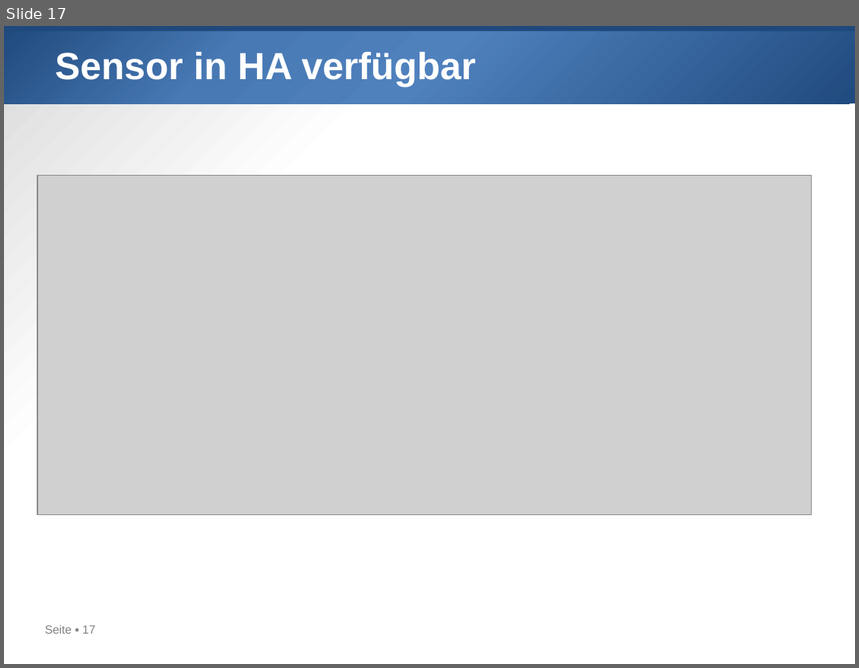
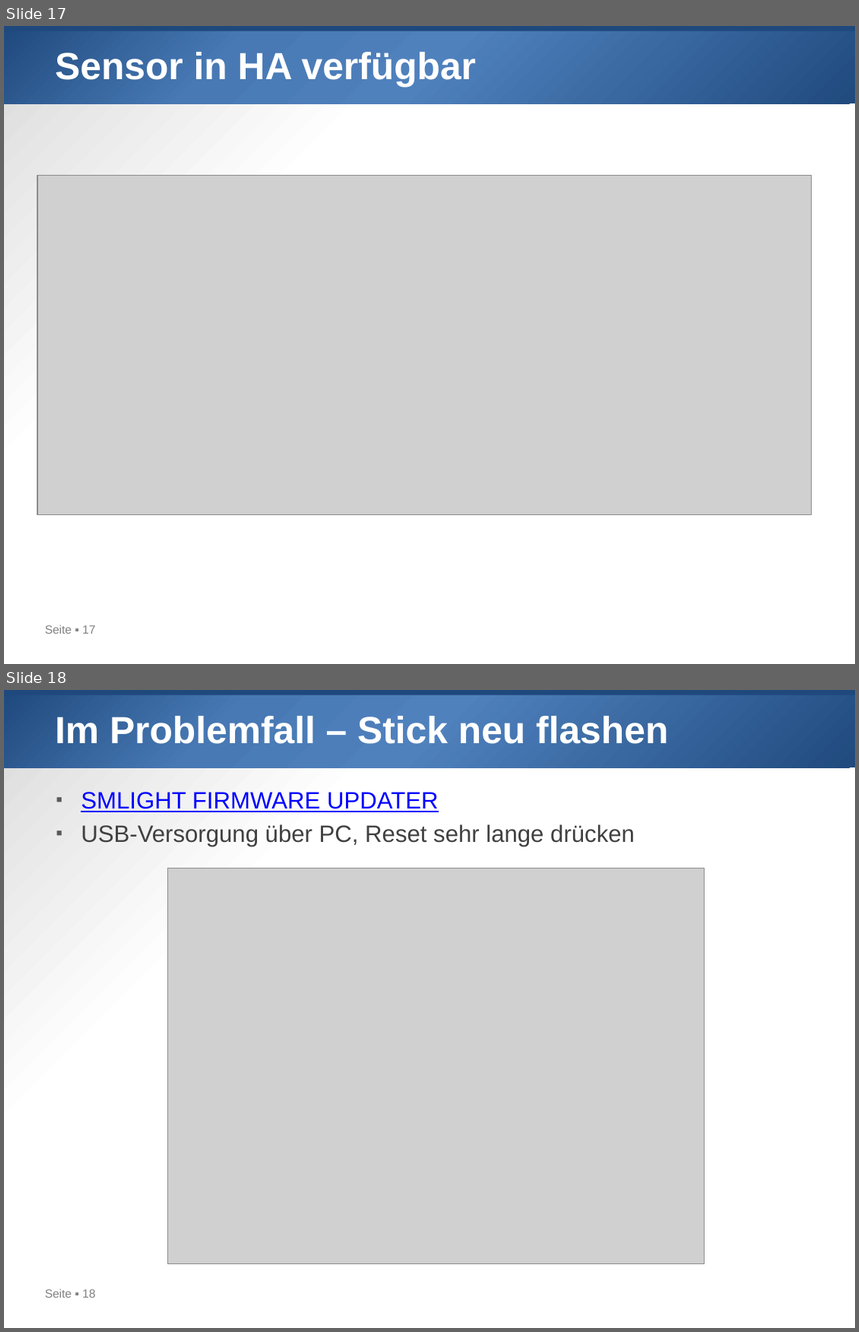
Before and after one commit to htl-leo/sperlhof, a slide deck: 2025-03-31/Smlight Stick.pptx. Shown one above the other, each under a label of ours: slide 17 before the commit, slides 17 and 18 after it. The pictures are 859x668 and 859x1332 pixels, drawn with LibreOffice and Linux fonts; fonts in the diff are those of the drawing; grey boxes stand for pictures. Boxes give left, top, right and bottom in pixels: in the first picture for what was removed or moved away, otherwise in the second. Text is boxed around its words. In the diff, an @@ line names an element or a change of style, - is before the commit and + after.

```diff
--- a/2025-03-31/Smlight Stick.pptx
+++ b/2025-03-31/Smlight Stick.pptx
@@ slide 18 added at bbox=[4, 690, 855, 1328], background gradient #FFFFFF to #D9D9D9; not listed: 3 template elements that a slide beside it also shows @@
@@ title added at bbox=[55, 716, 668, 744], 32 pt, text #FFFFFF, bold @@
+Im Problemfall – Stick neu flashen
@@ text added at bbox=[81, 792, 635, 847], 20 pt, text #404040 @@
+▪ SMLIGHT FIRMWARE UPDATER
+▪ USB-Versorgung über PC, Reset sehr lange drücken
@@ picture added at bbox=[167, 869, 704, 1265] @@
```
Also in this commit, not shown: 1 other slide added, 27 other files.
